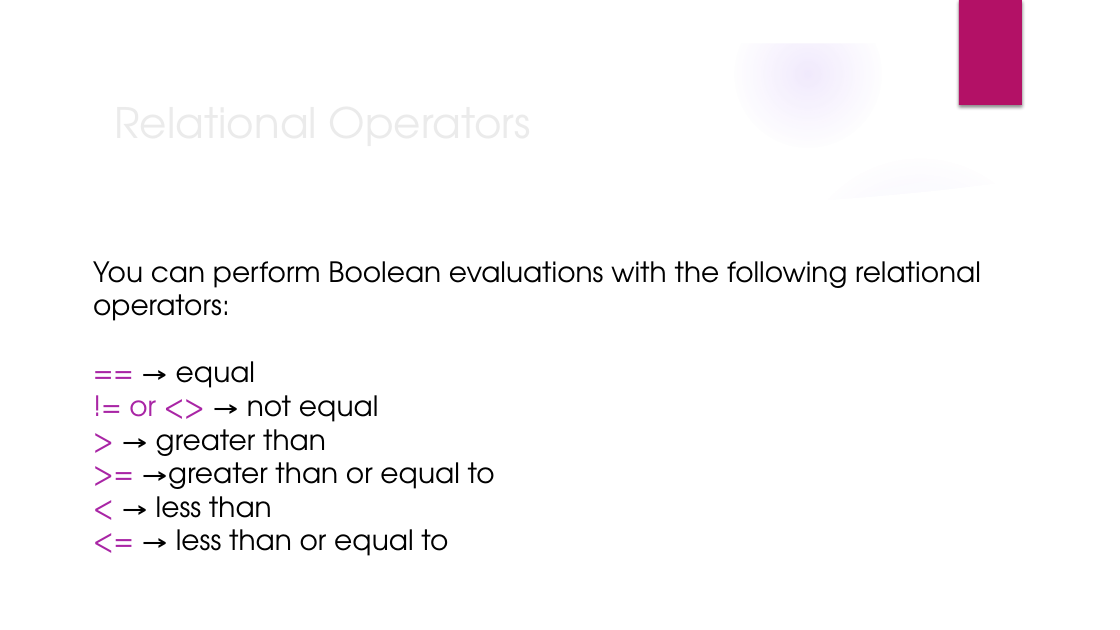
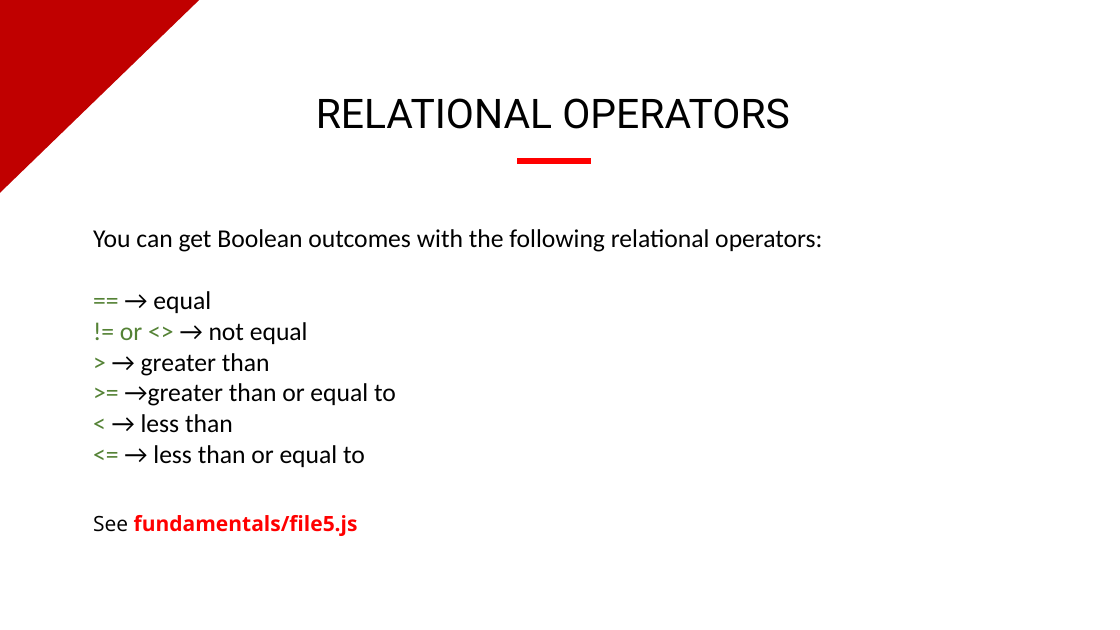
Before and after one commit to evermight/fullstack-training, a slide deck: slide 8 of crash-course/20230624-shell-js-python-php/fundamentals-of-coding.pptx (slide 14 before the commit). Drawn at 1120x630 pixels with LibreOffice and Linux fonts; fonts in the diff are those of the drawing; background and template pictures are left out. Boxes give left, top, right and bottom in pixels: in the first picture for what was removed or moved away, otherwise in the second. Text is boxed around its words. In the diff, an @@ line names an element or a change of style, - is before the commit and + after.

```diff
--- a/crash-course/20230624-shell-js-python-php/fundamentals-of-coding.pptx
+++ b/crash-course/20230624-shell-js-python-php/fundamentals-of-coding.pptx
@@ group removed at box(0, 0, 1120, 630): 4 ellipses, 3 freeform shapes @@
@@ right triangle added at box(0, 0, 200, 193), fill #C00000 @@
@@ rectangle removed at box(959, 0, 1022, 105) @@
@@ text "RELATIONAL OPERATORS" at box(316, 98, 790, 129): vertical alignment middle to top @@
@@ text at box(316, 98, 790, 129): text changed; size 36 to 35 pt; font TeX Gyre Adventor to Roboto; text colour #EBEBEB to #000000 @@
-Relational Operators
+RELATIONAL OPERATORS
@@ rectangle added at box(518, 159, 591, 163), fill #FF0000, outline #FF0000 1 pt @@
@@ text "You can get Boolean outcomes ...": place and size @@
-text "You can get Boolean outcomes ..." at box(93, 261, 847, 556)
+text "You can get Boolean outcomes ..." at box(93, 229, 822, 467)
@@ text at box(93, 229, 822, 252): text changed; size 24 to 22 pt; font TeX Gyre Adventor to Calibri @@
-You can perform Boolean evaluations with the following relational operators:
+You can get Boolean outcomes with the following relational operators:
@@ text at box(120, 291, 396, 467): size 24 to 22 pt, font TeX Gyre Adventor to Calibri in "== → equal", "!= or <> → not equal", "> → greater than", ">= →greater than or equal to" and 2 more places; text colour #A925A5 to #548235 in "==", "!= or <>", ">", ">=" and 2 more places @@
@@ text added at box(93, 515, 358, 536), 18 pt, text #FF0000, bold @@
+See fundamentals/file5.js
```
Also in this commit, not shown: 6 other slides changed, 22 slides added, 10 slides removed, 18 other files.
